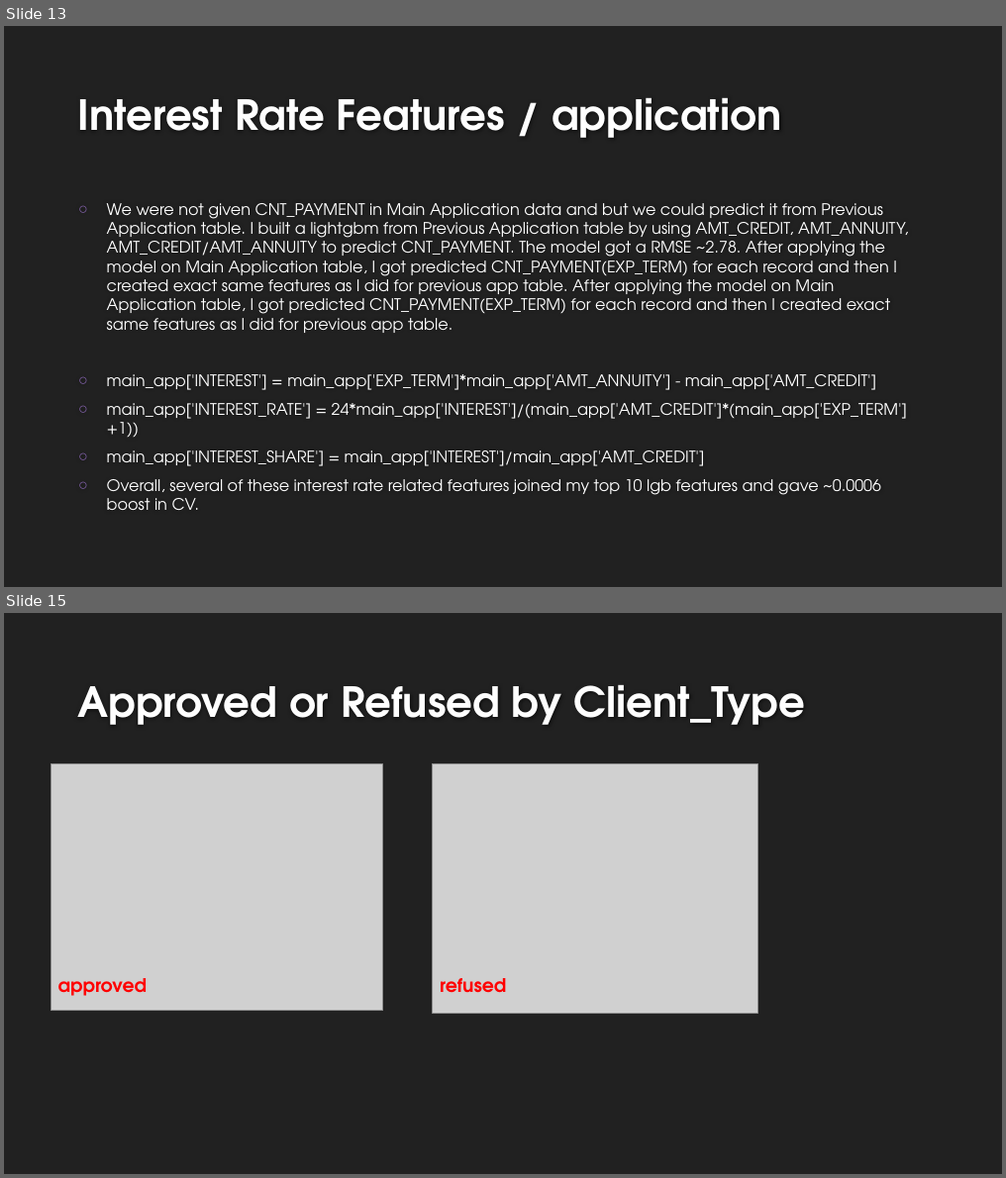
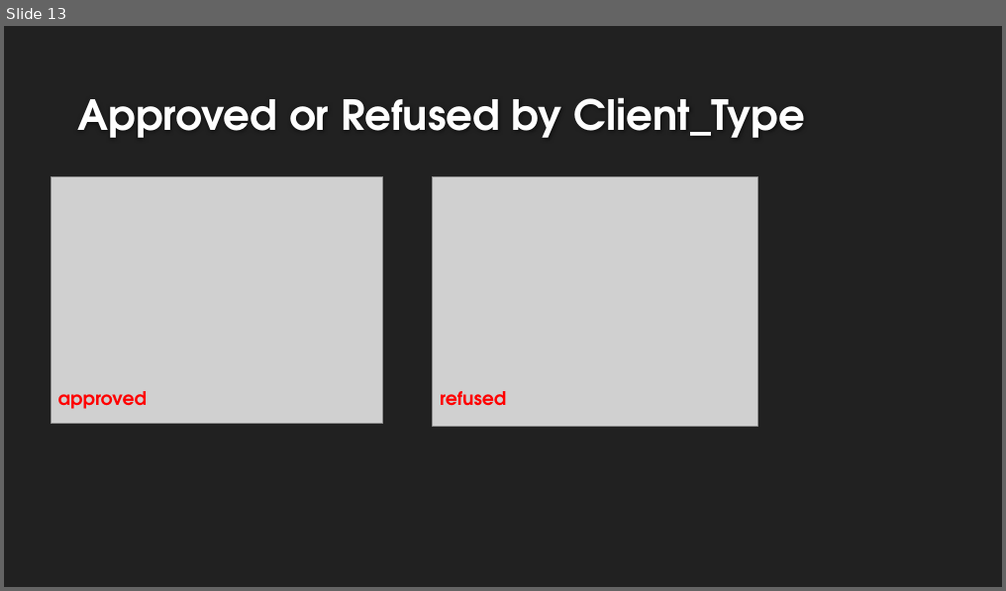
Before and after one commit to EtienneLardeur/P7_Scoring, a slide deck: P7_Support.pptx. Shown one above the other, each under a label of ours: slides 13 and 15 before the commit, slide 13 after it; the slides between them are not shown. The pictures are 1006x1178 and 1006x591 pixels, drawn with LibreOffice and Linux fonts; fonts in the diff are those of the drawing; grey boxes stand for pictures; background and template pictures are left out. Boxes give left, top, right and bottom in pixels: in the first picture for what was removed or moved away, otherwise in the second. Text is boxed around its words. In the diff, an @@ line names an element or a change of style, - is before the commit and + after.

Commit message:
split EDA - Model
EDA : encore des aspects à corriger / finaliser   :-/
Model : le scoring n'est pas encore viable (mais le F1-score semble une alternative crédible)  :-(

```diff
--- a/P7_Support.pptx
+++ b/P7_Support.pptx
@@ slide 13 removed at box(4, 26, 1002, 587), background #212121 @@
@@ title removed at box(78, 97, 781, 138) @@
-Interest Rate Features / application
@@ text removed at box(107, 203, 908, 510) @@
-○ We were not given CNT_PAYMENT in Main Application data and but we could predict it from Previous Application table. I built a lightgbm from Previous Application table by using AMT_CREDIT, AMT_ANNUITY, AMT_CREDIT/AMT_ANNUITY to predict CNT_PAYMENT. The model got a RMSE ~2.78. After applying the model on Main Application table, I got predicted CNT_PAYMENT(EXP_TERM) for each record and then I created exact same features as I did for previous app table. After applying the model on Main Application table, I got predicted CNT_PAYMENT(EXP_TERM) for each record and then I created exact same features as I did for previous app table.
-○ main_app['INTEREST'] = main_app['EXP_TERM']*main_app['AMT_ANNUITY'] - main_app['AMT_CREDIT']
-○ main_app['INTEREST_RATE'] = 24*main_app['INTEREST']/(main_app['AMT_CREDIT']*(main_app['EXP_TERM']+1))
-○ main_app['INTEREST_SHARE'] = main_app['INTEREST']/main_app['AMT_CREDIT']
-○ Overall, several of these interest rate related features joined my top 10 lgb features and gave ~0.0006 boost in CV.
@@ what was slide 15 is now slide 13 @@
```
Also in this commit, not shown: 1 slide added, 3 other slides removed, 2 other files.
